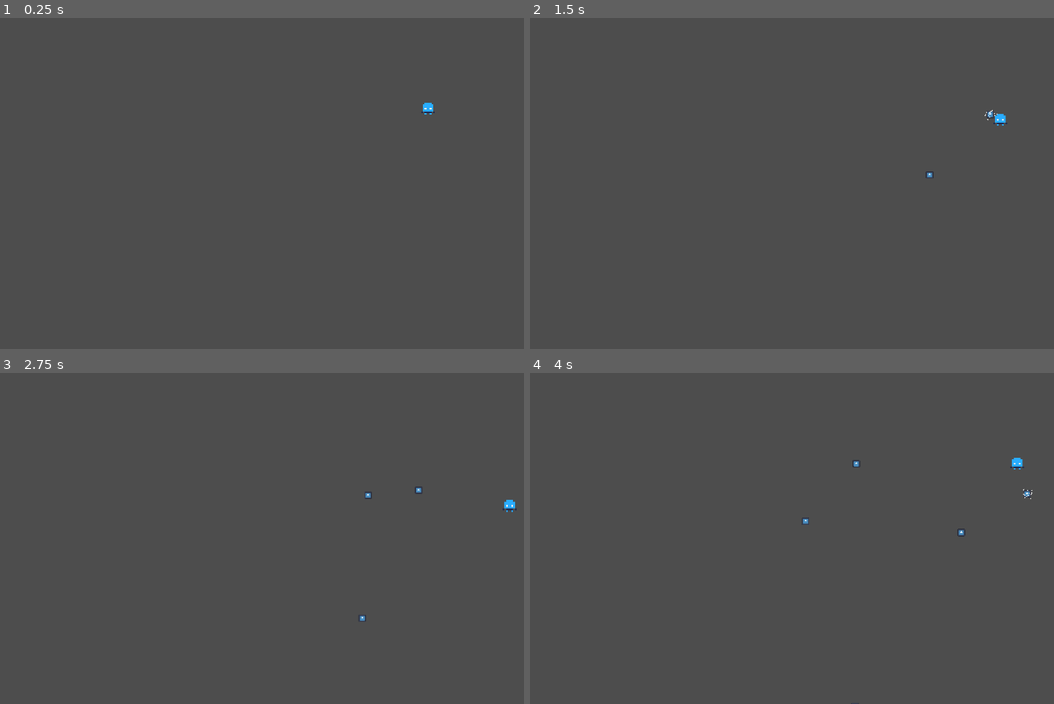
Above: before the commit, frames 1-4 (two rows, left to right).
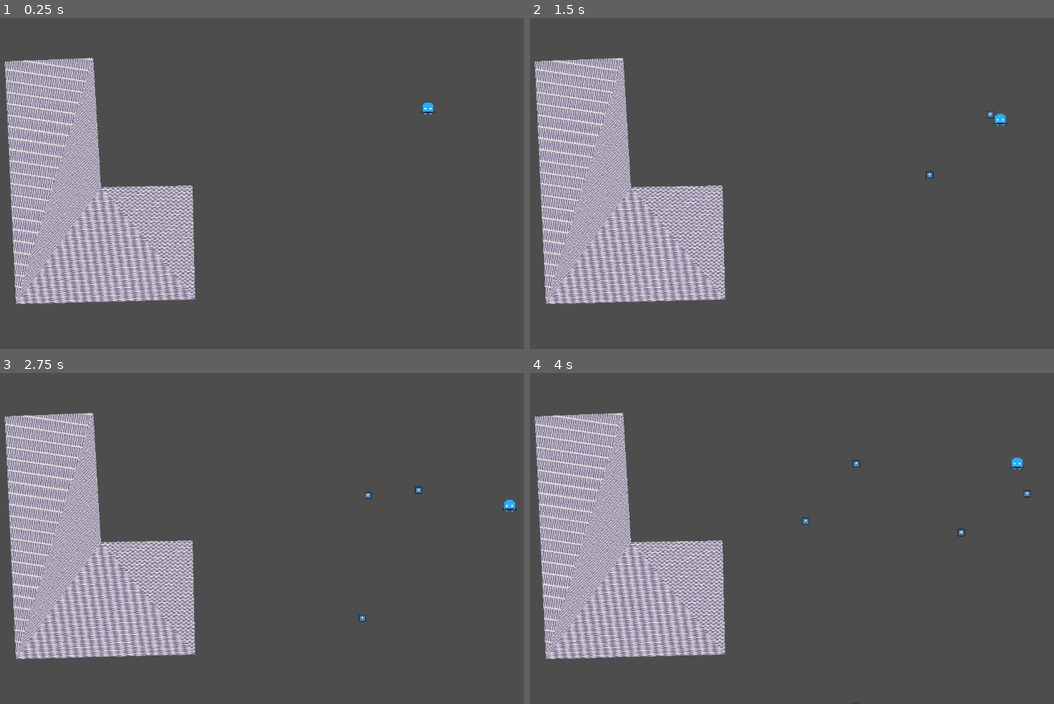
Above: after the commit, the same moments.

Repository: danilkor/core-mechanics-challenge-2025-winter
Game: Godot game, scene res://Scenes/Main.tscn
Same seed, same stepped clock (60 frames per second), same inputs: the game is played once before the commit and once after it. The engine's default icon, where the game draws it, is replaced by a stand-in: a white triangle on a blue panel in a dark square.
Inputs (mouse positions are in pixels of both pictures, inside the frame that each line leads up to):
- Up to frame 1 (0.25 s): no input
- Up to frame 2 (1.5 s): tap Enter at 0.5 s; move the mouse to (933, 166) at 0.52 s; press the mouse at (933, 166) at 0.53 s; hold D (right) 0.53-1.28 s; move the mouse to (687, 200) at 1.27 s; release the mouse at (687, 200) at 1.28 s; hold S (down) from 1.28 s (still down); click (687, 200) at 1.35 s
- Up to frame 3 (2.75 s): move the mouse to (330, 465) at 2.02 s; release S (down) at 2.03 s; press the mouse at (330, 465) at 2.03 s; hold D (right) from 2.03 s (still down)
- Up to frame 4 (4 s): move the mouse to (776, 604) at 2.77 s; release D (right) at 2.78 s; release the mouse at (776, 604) at 2.78 s; hold W (up) 2.78-3.53 s; click (776, 604) at 2.85 s; move the mouse to (980, 588) at 3.52 s; press the mouse at (980, 588) at 3.53 s; hold A (left) from 3.53 s (still down)

The runs differ from the first frame. In frame 1, 19% of the frame differs, in the area x 0-38%, y 12-87%; in frame 2, 19%, in the area x 0-90%, y 12-87%; in frame 3, 19%; in frame 4, 19%.

Commit message:
added basic texture

Diff:
--- a/Nodes/Wall.tscn
+++ b/Nodes/Wall.tscn
@@ -1,6 +1,33 @@
 [gd_scene format=3 uid="uid://badqkirhbwrdb"]
 
 [ext_resource type="Script" uid="uid://0ulop1m4ndk6" path="res://Scripts/Wall.gd" id="1_cwx4h"]
+[ext_resource type="Texture2D" uid="uid://dyx7f2rcf1fxl" path="res://Assets/kenney_pico-8-platformer/Transparent/Tiles/tile_0076.png" id="3_s2fw2"]
+
+[sub_resource type="GDScript" id="GDScript_oa81w"]
+script/source = "@tool
+extends Polygon2D
+
+func _process(_delta):
+	# 1. Update UVs to match vertex positions so the shader has data to work with
+	if uv.size() != polygon.size():
+		uv = polygon
+
+	# 2. Pass the bounding box size to the shader
+	if material is ShaderMaterial:
+		var rect = get_bounding_rect()
+		material.set_shader_parameter(\"wall_size\", rect.size)
+
+func get_bounding_rect() -> Rect2:
+	if polygon.size() == 0: return Rect2()
+	var min_v = polygon[0]
+	var max_v = polygon[0]
+	for v in polygon:
+		min_v.x = min(min_v.x, v.x)
+		min_v.y = min(min_v.y, v.y)
+		max_v.x = max(max_v.x, v.x)
+		max_v.y = max(max_v.y, v.y)
+	return Rect2(min_v, max_v - min_v)
+"
 
 [node name="Wall" type="StaticBody2D" unique_id=1012657456]
 collision_layer = 8
@@ -10,3 +37,12 @@
 [node name="CollisionPolygon2D" type="CollisionPolygon2D" parent="." unique_id=408542990]
 position = Vector2(3, 3)
 polygon = PackedVector2Array(-55, -85, 124, -88, 129, 135, -221, 144, -243, -331, -70, -338)
+
+[node name="TexturePolygon2D" type="Polygon2D" parent="." unique_id=499910191]
+texture_filter = 1
+texture_repeat = 2
+antialiased = true
+texture = ExtResource("3_s2fw2")
+polygon = PackedVector2Array(-225, -300, -82, -311, -64, -67, 106, -68, 105, 102, -205, 114)
+uv = PackedVector2Array(-225, -300, -82, -311, -64, -67, 106, -68, 105, 102, -205, 114)
+script = SubResource("GDScript_oa81w")
--- a/Scripts/Bullet.gd
+++ b/Scripts/Bullet.gd
@@ -28,6 +28,7 @@
 	timer.start()
 	generate_wall_destruction_shape()
 
+
 func _process(delta: float) -> void:
 	pass
 
@@ -48,7 +49,6 @@
 		new_polygon.append(
 			((Vector2(x,y)+Vector2(randf_range(-1, 1), randf_range(-1, 1)))*randf_range(0.9,1.5))
 			*wall_destruction_shape_size)
-		create_circle(new_polygon.get(new_polygon.size()-1), 0.1)
 
 	# reorder vertices to remove overlapping (sort by angle to center)
 #
@@ -56,7 +56,6 @@
 	for vert in new_polygon:
 		center += vert
 	center /= new_polygon.size();
-	create_circle(center, 10)
 
 	new_polygon = Geometry2D.offset_polygon(new_polygon, 15)[0]
 
@@ -74,36 +73,7 @@
 		if wall is wall_class:
 			wall.damage_wall.emit(wall_destruction_shape)
 			pass
-	get_node(".").queue_free()
+	queue_free()
 
 func _on_touch(body: Node2D) -> void:
 	explode()
-
-# temporary here for debugging purposes
-# TODO move to external drawing library
-func create_circle(pos: Vector2, radius: float):
-	var circle = Polygon2D.new()
-	circle.position = pos
-	circle.color = Color.WHITE
-
-	var new_polygon: PackedVector2Array = []
-	var resolution := 32
-	var size := radius   # use given radius
-
-	for i in range(resolution):
-		var angle = (2.0 * PI / resolution) * i
-		var x = sin(angle)
-		var y = -cos(angle)
-		new_polygon.append(Vector2(x, y))
-
-	circle.polygon = new_polygon
-	add_child(circle)
-	var timer := Timer.new()
-	timer.wait_time = 0.5
-	timer.one_shot = true
-	timer.timeout.connect(func():
-		circle.queue_free()
-	)
-
-	circle.add_child(timer)
-	timer.start()
--- /dev/null
+++ b/Scripts/CustomGeometry2D.gd
@@ -0,0 +1,10 @@
+extends Node2D
+class_name CustomGeometry2D
+
+static func calculate_area(polygon: PackedVector2Array) -> float:
+	var area = 0.0
+	for i in range(polygon.size()):
+		var j = (i + 1) % polygon.size()
+		area += polygon[i].x * polygon[j].y
+		area -= polygon[j].x * polygon[i].y
+	return abs(area) / 2.0
--- a/Scripts/Wall.gd
+++ b/Scripts/Wall.gd
@@ -1,13 +1,20 @@
 extends StaticBody2D
 class_name Wall
 @onready var wall_shape: CollisionPolygon2D = $CollisionPolygon2D
+@onready var wall_texture_polygon: Polygon2D = $TexturePolygon2D
+signal damage_wall(damage_polygon: CollisionPolygon2D)
+signal wall_changed(wall_polygon: PackedVector2Array)
+var wall_node = preload("res://Nodes/Wall.tscn")
 
-signal damage_wall(damage_polygon: CollisionPolygon2D)
+@export var min_area = 150
 
-var wall_node = preload("res://Nodes/Wall.tscn")
+
 
 func _ready() -> void:
 	damage_wall.connect(_on_damage)
+	wall_changed.connect(change_texture)
+	area_check()
+	change_texture()
 	pass
 
 # Called every frame. 'delta' is the elapsed time since the previous frame.
@@ -19,6 +26,12 @@
 	new_wall.get_node("CollisionPolygon2D").polygon = polygon
 	new_wall.position = position
 	call_deferred("add_sibling", new_wall)
+
+func area_check():
+	var area = CustomGeometry2D.calculate_area(wall_shape.polygon)
+	print(area)
+	if area < min_area:
+		queue_free()
 
 func _on_damage(damage_polygon: CollisionPolygon2D) -> void:
 	# offset polygon
@@ -35,4 +48,11 @@
 		new_polygons.remove_at(0)
 		for new_pol in new_polygons:
 			create_new_wall(new_pol)
-	#recalculate to check for small parts (later)
+
+	# check if the wall is too small now
+	call_deferred("area_check")
+	emit_signal.call_deferred("wall_changed")
+
+
+func change_texture():
+	wall_texture_polygon.polygon = wall_shape.polygon
Not shown, added: Scripts/CustomGeometry2D.gd.uid
